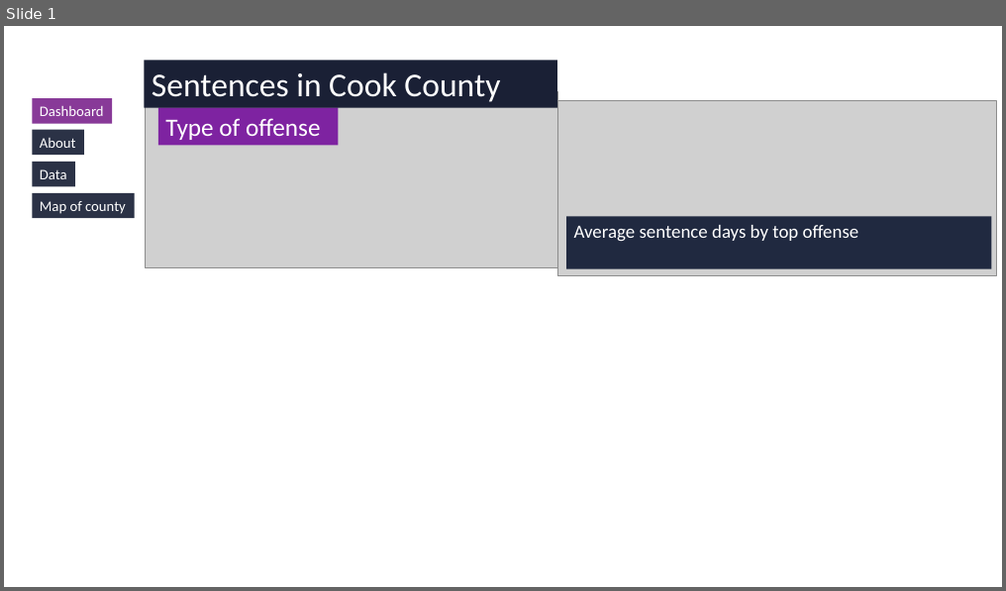
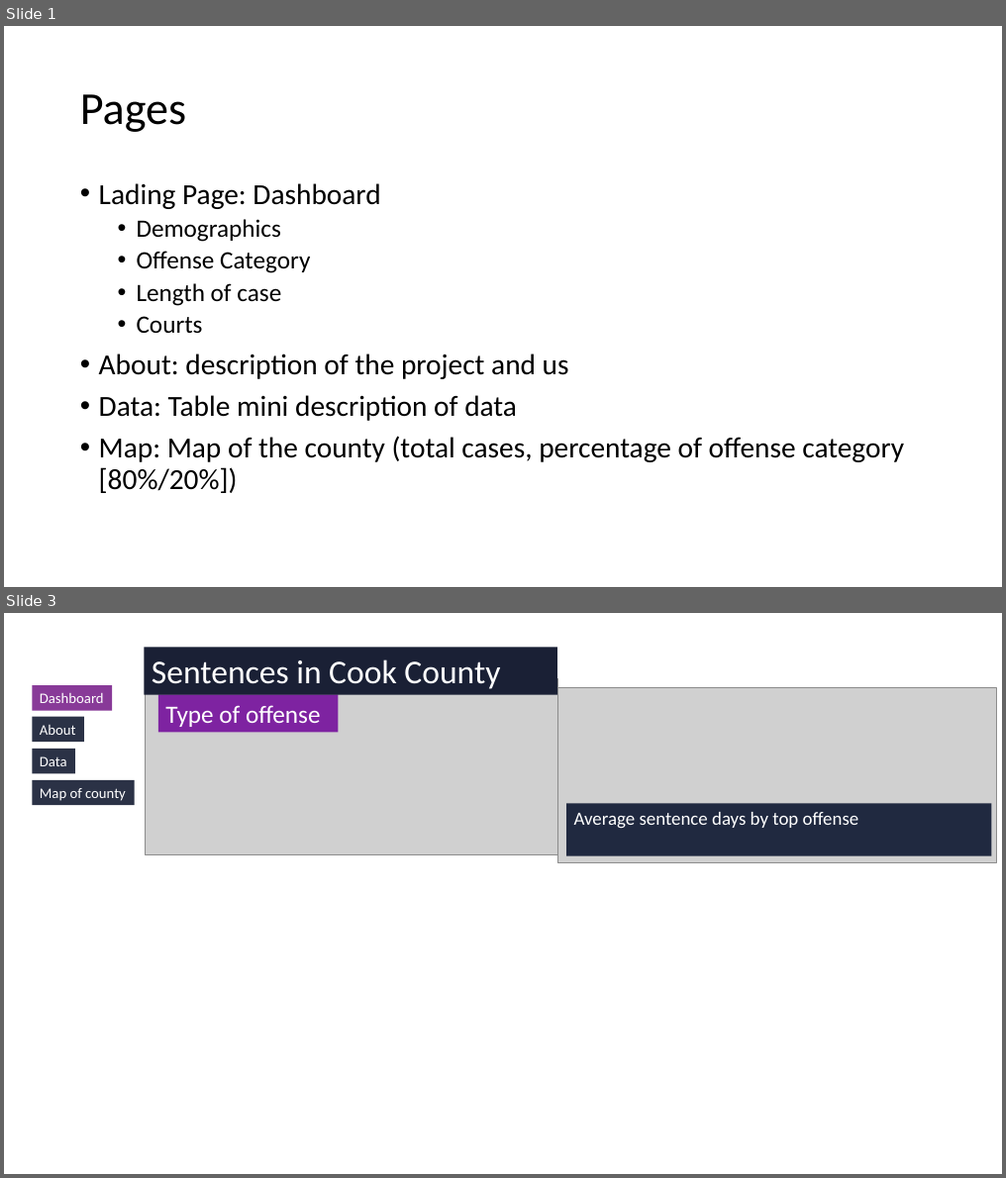
Before and after one commit to cckuqui/CCSAO-Sentencing, a slide deck: sketches.pptx. Shown one above the other, each under a label of ours: slide 1 before the commit, slides 1 and 3 after it; the slides between them are not shown. The pictures are 1006x591 and 1006x1178 pixels, drawn with LibreOffice and Linux fonts; fonts in the diff are those of the drawing; grey boxes stand for pictures; background and template pictures are left out. Boxes give left, top, right and bottom in pixels: in the first picture for what was removed or moved away, otherwise in the second. Text is boxed around its words. In the diff, an @@ line names an element or a change of style, - is before the commit and + after.

```diff
--- a/sketches.pptx
+++ b/sketches.pptx
@@ slide 1 added at [4,26,1002,587], background #FFFFFF @@
@@ title added at [80,94,186,132], 44 pt, text #000000 @@
+Pages
@@ text added at [99,183,904,493], 28 pt, text #000000 @@
+• Lading Page: Dashboard
+  • Demographics
+  • Offense Category
+  • Length of case
+  • Courts
+• About: description of the project and us
+• Data: Table mini description of data
+• Map: Map of the county (total cases, percentage of offense category [80%/20%])
@@ what was slide 1 is now slide 3 @@
```
Also in this commit, not shown: 1 other slide added, 4 other files.
